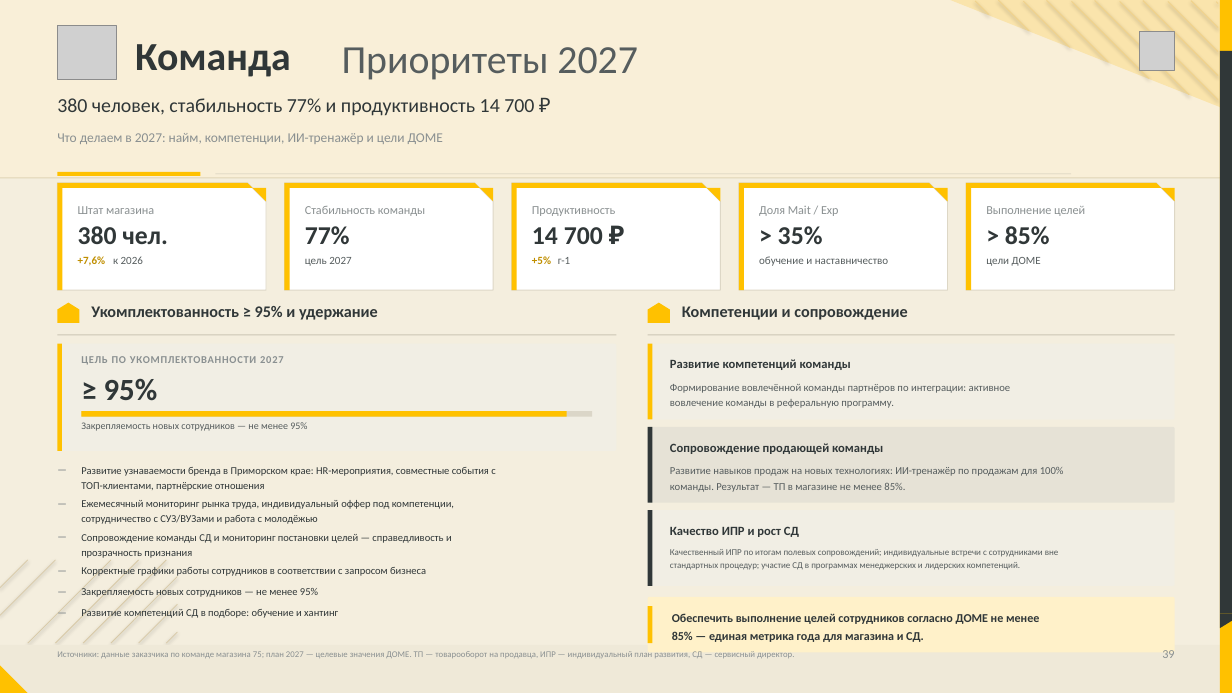
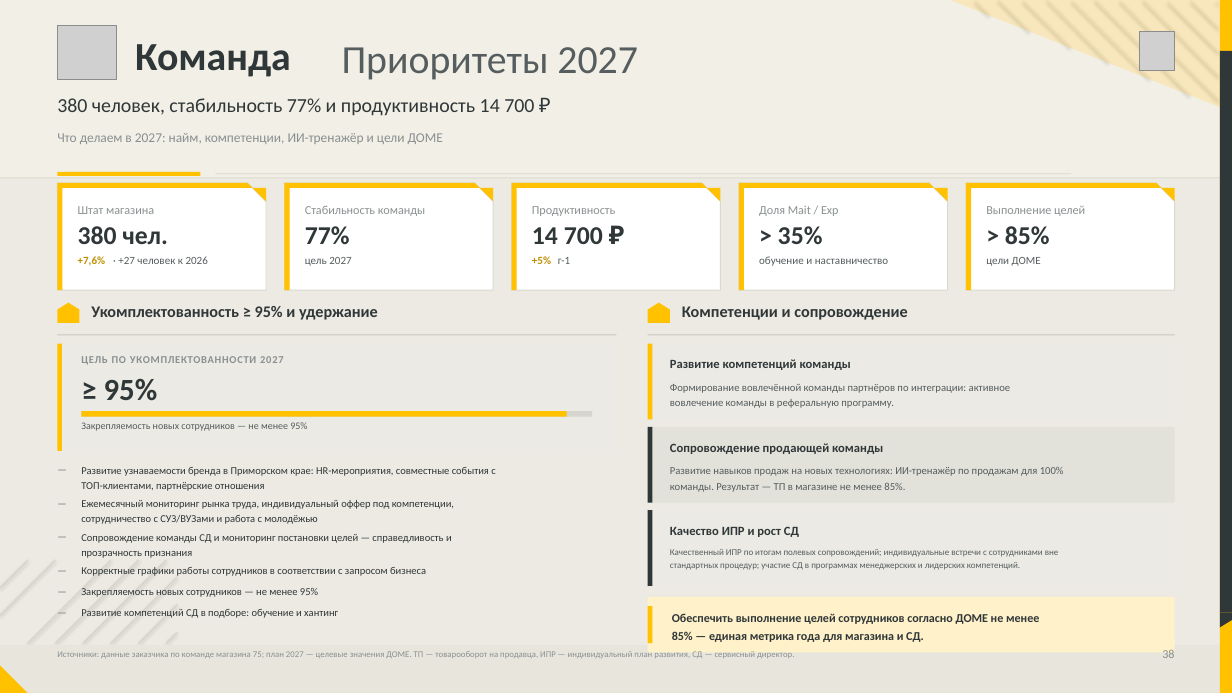
Before and after one commit to dmitrypalych44-ai/power-point, a slide deck: slide 38 of deliverables/download/lemana-pro-vladivostok-2027.pptx (slide 39 before the commit). Drawn at 1232x693 pixels with LibreOffice and Linux fonts; fonts in the diff are those of the drawing; grey boxes stand for pictures. Boxes give left, top, right and bottom in pixels: in the first picture for what was removed or moved away, otherwise in the second. Text is boxed around its words. In the diff, an @@ line names an element or a change of style, - is before the commit and + after.

```diff
--- a/deliverables/download/lemana-pro-vladivostok-2027.pptx
+++ b/deliverables/download/lemana-pro-vladivostok-2027.pptx
@@ rectangle at (0, 0, 1232, 693): fill #F4EEDE to #ECEAE2 @@
@@ rectangle at (0, 0, 1232, 177): fill #F9EFD8 to #F1EFE6 @@
@@ freeform shape at (950, 0, 1220, 107): fill #FAE4AC to #F8E7BC @@
@@ line (975, 1) - (989, 15): stroke #F1D28A 0.7 pt to #EFDCA8 0.7 pt @@
@@ line (998, 0) - (1030, 31): stroke #F1D28A 0.7 pt to #EFDCA8 0.7 pt @@
@@ line (1024, 1) - (1070, 47): stroke #F1D28A 0.7 pt to #EFDCA8 0.7 pt @@
@@ line (1047, 0) - (1108, 62): stroke #F1D28A 0.7 pt to #EFDCA8 0.7 pt @@
@@ line (1072, 1) - (1149, 79): stroke #F1D28A 0.7 pt to #EFDCA8 0.7 pt @@
@@ line (1095, 0) - (1189, 95): stroke #F1D28A 0.7 pt to #EFDCA8 0.7 pt @@
@@ line (1120, 2) - (1218, 100): stroke #F1D28A 0.7 pt to #EFDCA8 0.7 pt @@
@@ line (1143, 1) - (1218, 76): stroke #F1D28A 0.7 pt to #EFDCA8 0.7 pt @@
@@ line (1168, 2) - (1218, 52): stroke #F1D28A 0.7 pt to #EFDCA8 0.7 pt @@
@@ line (1191, 1) - (1218, 28): stroke #F1D28A 0.7 pt to #EFDCA8 0.7 pt @@
@@ line (1216, 2) - (1218, 4): stroke #F1D28A 0.7 pt to #EFDCA8 0.7 pt @@
@@ rectangle at (0, 177, 1232, 178): fill #E2D5B4 to #DEDCCF @@
@@ rectangle at (215, 174, 1071, 175): fill #CBC5B4 to #C8C7BE @@
@@ freeform shape at (57, 183, 266, 290): outline #DDD7C6 0.75 pt to #DAD9D0 0.75 pt @@
@@ text at (118, 256, 208, 264): text changed @@
-к 2026
+· +27 человек к 2026
@@ line (0, 588) - (28, 560): stroke #D8C9A6 0.6 pt to #D3D1C4 0.6 pt @@
@@ line (0, 616) - (55, 560): stroke #D8C9A6 0.6 pt to #D3D1C4 0.6 pt @@
@@ line (111, 560) - (28, 643): stroke #D8C9A6 0.6 pt to #D3D1C4 0.6 pt @@
@@ line (139, 560) - (55, 643): stroke #D8C9A6 0.6 pt to #D3D1C4 0.6 pt @@
@@ line (166, 560) - (83, 643): stroke #D8C9A6 0.6 pt to #D3D1C4 0.6 pt @@
@@ line (177, 577) - (111, 643): stroke #D8C9A6 0.6 pt to #D3D1C4 0.6 pt @@
@@ line (177, 604) - (139, 643): stroke #D8C9A6 0.6 pt to #D3D1C4 0.6 pt @@
@@ rectangle at (0, 645, 1220, 693): fill #EFE9D8 to #E7E5DC @@
@@ line (177, 632) - (166, 643): stroke #D8C9A6 0.6 pt to #D3D1C4 0.6 pt @@
```
Also in this commit, not shown: 36 other slides changed, 3 slides added, 4 slides removed, 57 other files.
